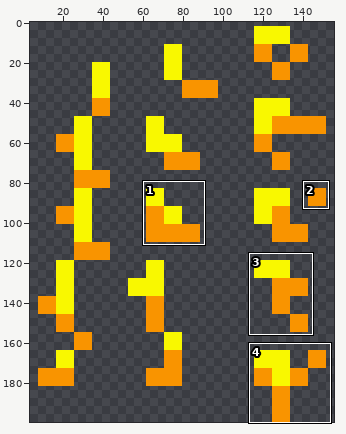
Sprite sheet -- fire_down.png. The first picture is a wide view before the edit; the outline marks the close-up.
Close-up. First the earlier version:
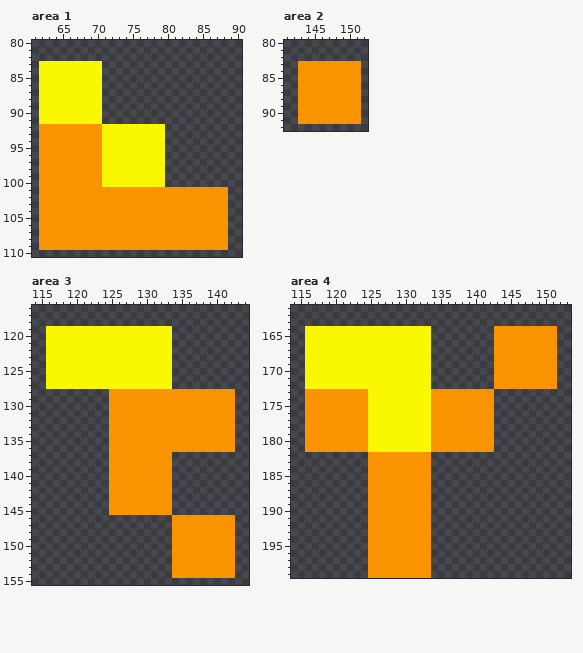
The file is 576x576 pixels. Shown: area 1: x 61..90, y 80..110; area 2: x 141..152, y 80..92; area 3: x 114..144, y 116..155; area 4: x 114..153, y 161..199. The old version is drawn lined up with the new one, on the new canvas. The wide view leaves out empty margins. The commit also changed other parts of the picture, which this record leaves out.
Once edited:
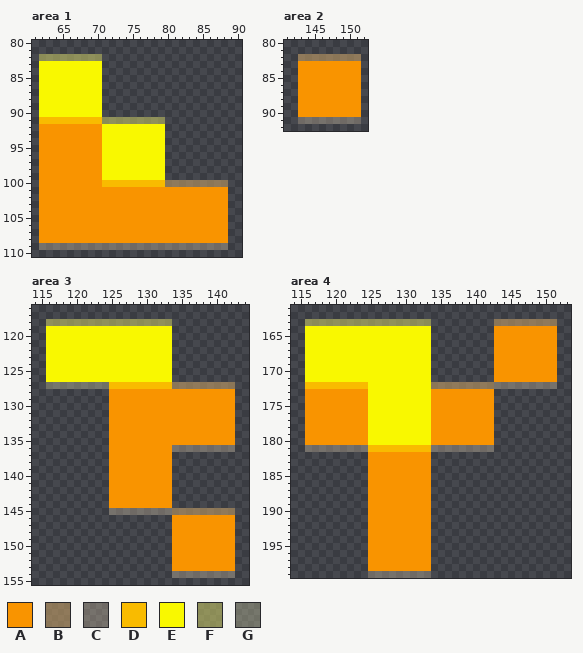
Palette (. is transparent): A #f99400  B #c09b649b  C #c1b29b64  D #f9bb00  E #f9f800  F #c0c0649b  G #c1c19b64
Change:
canvas 576x576 -> 160x200, the old top-left corner now at -181,-178 (the part of the old canvas that was cut away was empty and is not shown)
Area 1:
There is now colour B in row 100 at x 80 to 88.
The edit turns colour A into colour C in row 109 at x 62 to 88.
The edit turns colour E into colour D in row 91 at x 62 to 70; in row 100 at x 71 to 79.
There is now colour F in row 82 at x 62 to 70; in row 91 at x 71 to 79.
Area 2:
There is now colour B in row 82 at x 143 to 151.
The edit turns colour A into colour C in row 91 at x 143 to 151.
Area 3:
There is now colour B in row 127 at x 134 to 142; in row 145 at x 134 to 142.
The edit turns colour A into colour C in row 136 at x 134 to 142; in row 145 at x 125 to 133; in row 154 at x 134 to 142.
The edit turns colour E into colour D in row 127 at x 125 to 133.
There is now colour F in row 118 at x 116 to 133.
The edit turns colour E into colour G in row 127 at x 116 to 124.
Area 4:
There is now colour B in row 163 at x 143 to 151; in row 172 at x 134 to 142.
The edit turns colour A into colour C in row 172 at x 143 to 151; in row 181 at x 116 to 124 and 134 to 142; in row 199 at x 125 to 133.
The edit turns colour E into colour D in row 172 at x 116 to 124; in row 181 at x 125 to 133.
There is now colour F in row 163 at x 116 to 133.
